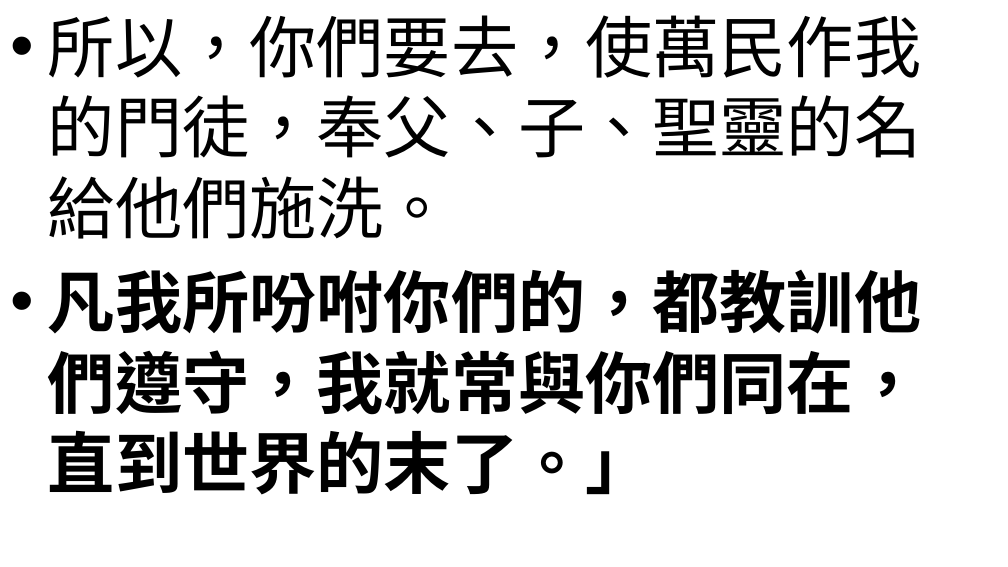
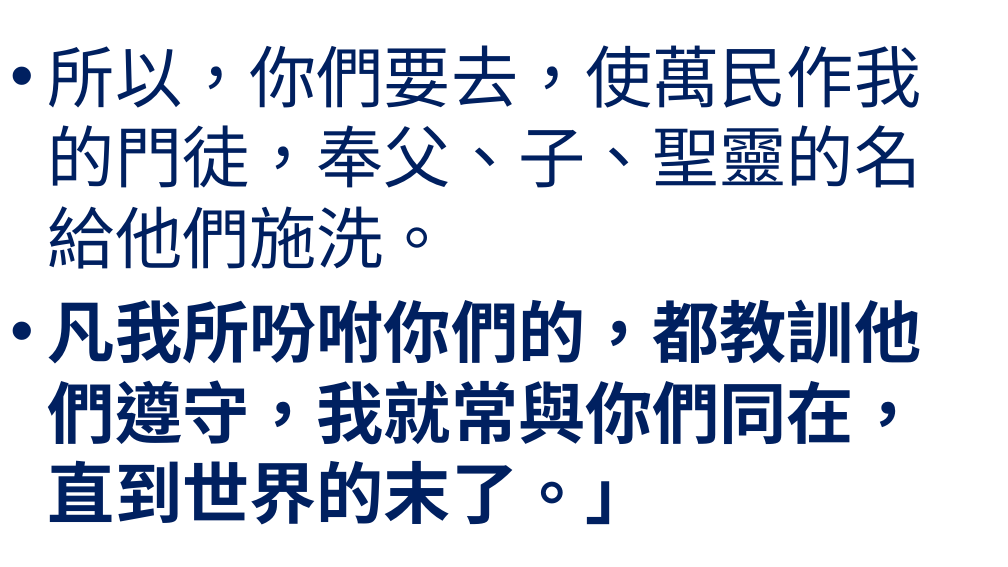
Before and after one commit to batisuoc/worship-resources, a slide deck: slide 8 of 96水禮.pptx (slide 7 before the commit). Drawn at 1008x567 pixels with LibreOffice and Linux fonts; fonts in the diff are those of the drawing; background and template pictures are left out. Boxes give left, top, right and bottom in pixels: in the first picture for what was removed or moved away, otherwise in the second. Text is boxed around its words. In the diff, an @@ line names an element or a change of style, - is before the commit and + after.

```diff
--- a/96水禮.pptx
+++ b/96水禮.pptx
@@ text "所以，你們要去，使萬民作我的門徒，奉父、子、聖靈的名給他們施洗。" at (48, 45, 921, 525): text colour #000000 to #002060; vertical alignment top to middle @@
```
Also in this commit, not shown: 6 other slides changed, 1 slide added, 1 other file.
